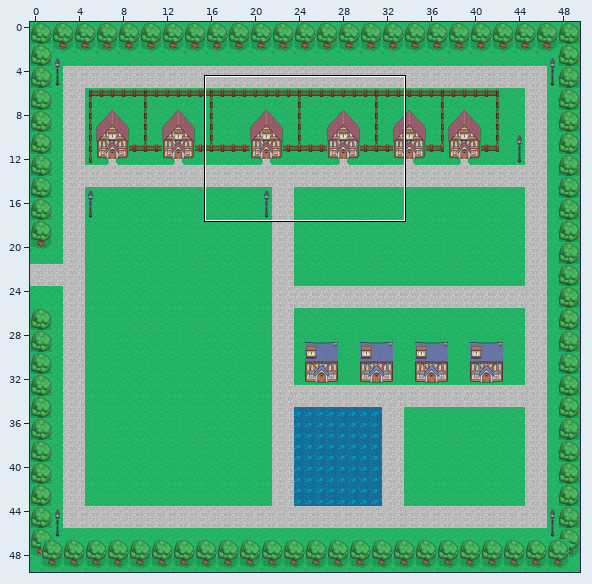
Level history. Tiled map: Space Pirates Shoedown/core/assets/tiledassets/HomeWorldMap2.tmx. Above, an overview of the earlier version with the close-up marked.
Close-up. Old version:
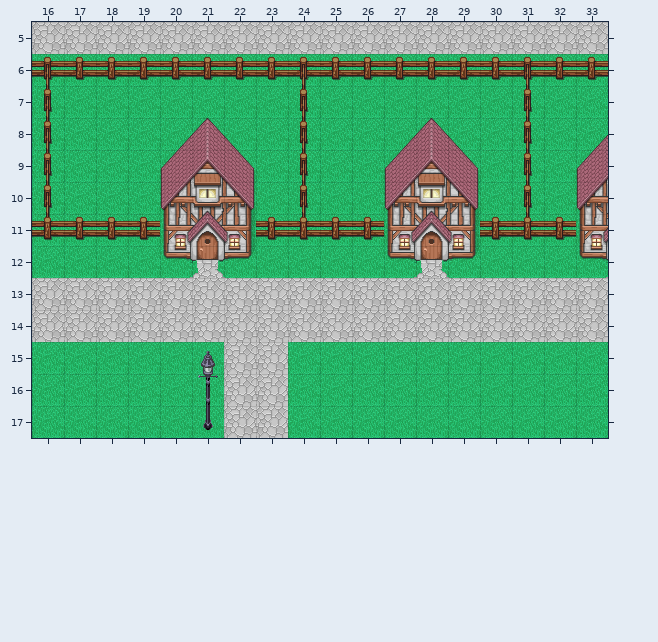
Cells are 32x32 px. Shown: x 16..33, y 5..17. The commit also changed other parts of the map, which this record leaves out.
Once edited:
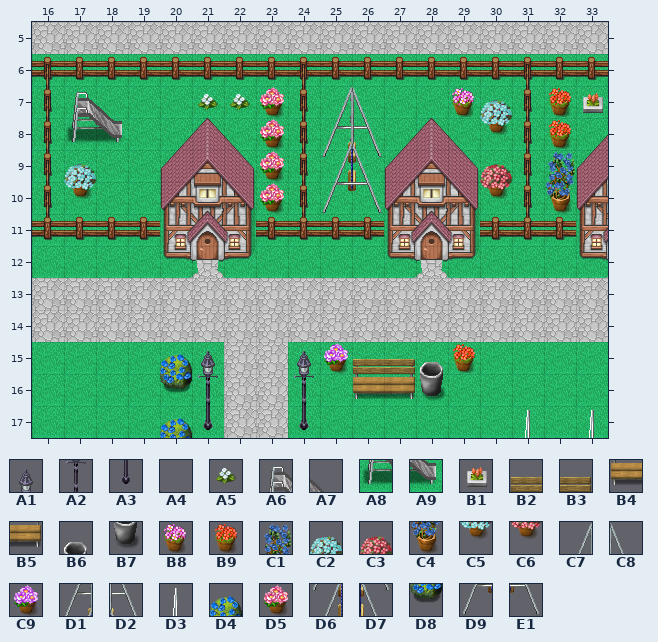
Key: from "StreetLamps": A1 0, A2 3, A3 9; from "Tiles5": A4 65; from "playground": A5 6, A6 12, A7 13, A8 28, A9 29, B1 33, B2 53, B3 54, B4 69, B5 70, B6 111, B7 127, B8 130, B9 131, C1 132, C2 145, C3 146, C4 148, C5 161, C6 162, C7 166, C8 167, C9 178, D1 182, D2 183, D3 184, D4 190, D5 194, D6 198, D7 199, D8 206, D9 214, E1 215.
__ is an empty cell.
See-through tiles are keyed as they look on the map.
What changed:
{"where": "layer \"CollisionLayer\""}
{"y":7,"x":17,"old":"A4 A4","new":"A6 A7"}
{"y":7,"x":21,"old":"A4 A4 A4","new":"A5 A5 D5"}
{"y":7,"x":25,"old":"A4 A4","new":"C7 C8"}
{"y":7,"x":29,"old":"A4 A4","new":"B8 C2"}
{"y":7,"x":32,"old":"A4 A4","new":"B9 B1"}
{"y":8,"x":17,"old":"A4 A4","new":"A8 A9"}
{"y":8,"x":23,"old":"A4","new":"D5"}
{"y":8,"x":25,"old":"A4 A4","new":"D1 D2"}
{"y":8,"x":30,"old":"A4","new":"C5"}
{"y":8,"x":32,"old":"A4","new":"B9"}
{"y":9,"x":17,"old":"A4","new":"C2"}
{"y":9,"x":23,"old":"A4","new":"D5"}
{"y":9,"x":25,"old":"A4 A4","new":"D6 D7"}
{"y":9,"x":30,"old":"A4","new":"C3"}
{"y":9,"x":32,"old":"A4","new":"C1"}
{"y":10,"x":17,"old":"A4","new":"C5"}
{"y":10,"x":23,"old":"A4","new":"D5"}
{"y":10,"x":25,"old":"A4 A4","new":"D9 E1"}
{"y":10,"x":30,"old":"A4","new":"C6"}
{"y":10,"x":32,"old":"A4","new":"C4"}
{"y":15,"x":20,"old":"A4","new":"D4"}
{"y":15,"x":24,"old":"A4 A4 A4 A4 A4 A4","new":"A1 C9 B2 B3 B6 B9"}
{"y":16,"x":20,"old":"A4","new":"D8"}
{"y":16,"x":24,"old":"A4","new":"A2"}
{"y":16,"x":26,"old":"A4 A4 A4","new":"B4 B5 B7"}
{"y":17,"x":20,"old":"A4","new":"D4"}
{"y":17,"x":24,"old":"A4","new":"A3"}
{"y":17,"x":31,"old":"A4","new":"D3"}
{"y":17,"x":33,"old":"A4","new":"D3"}
